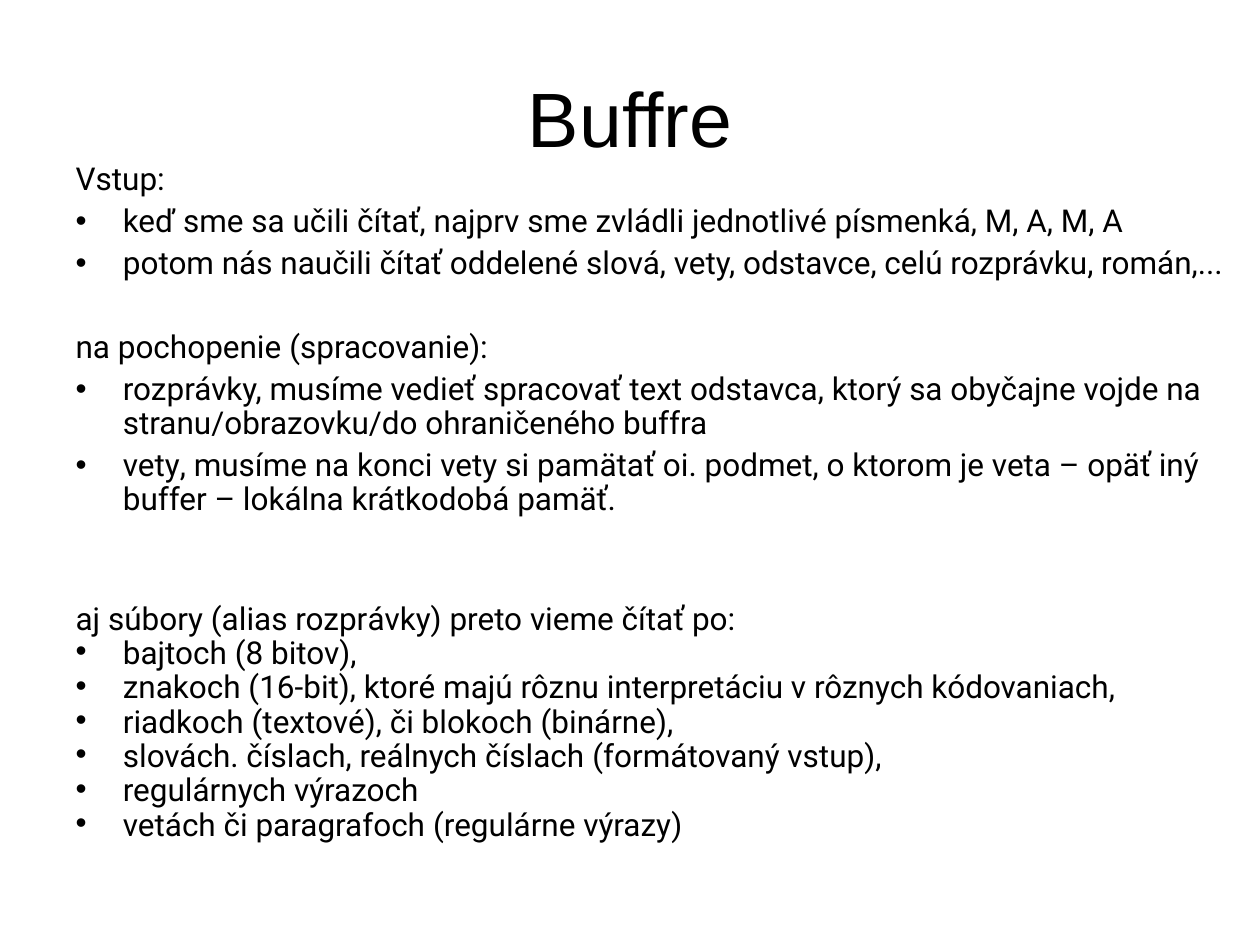
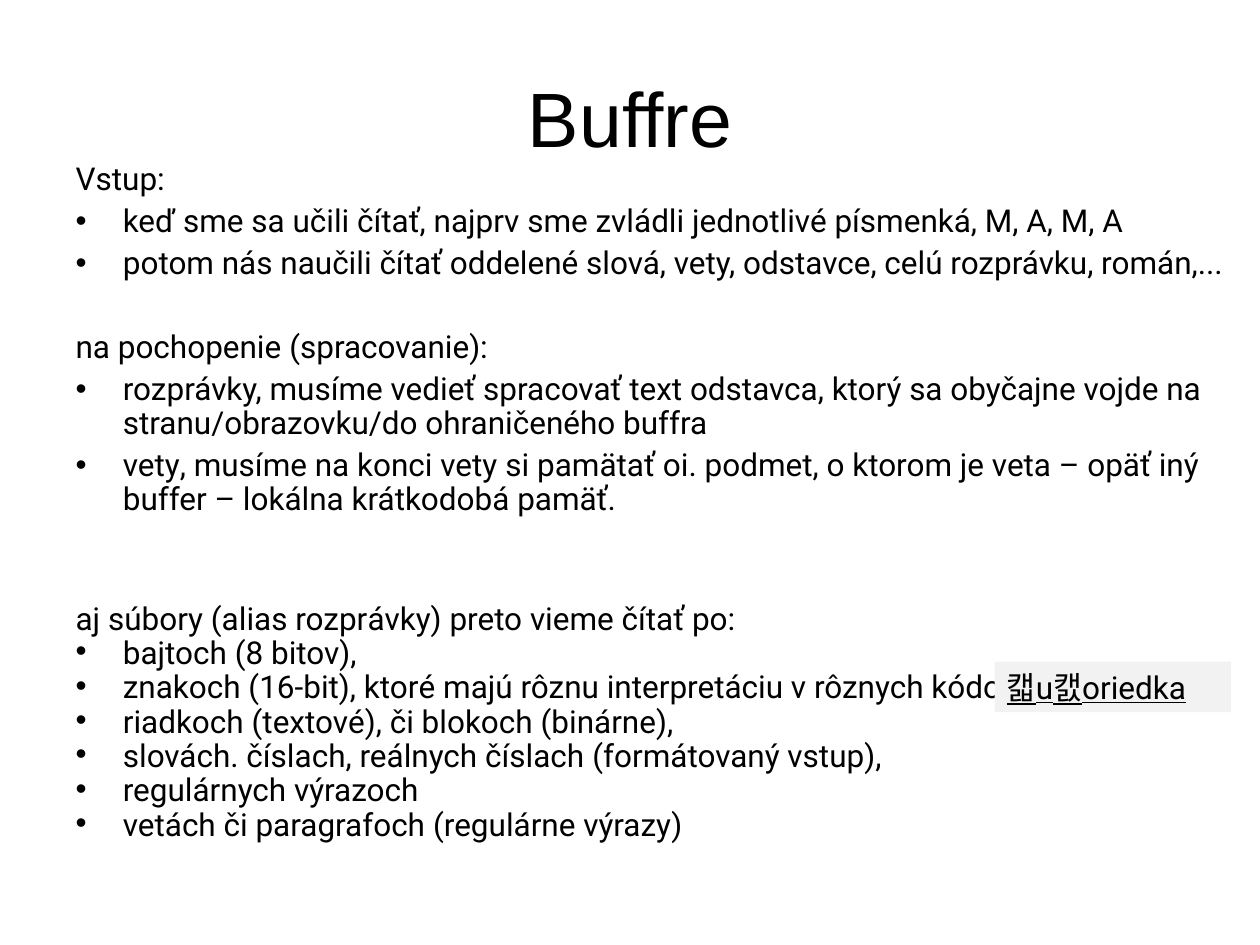
Before and after one commit to Programovanie4/Prednasky, a slide deck: slide 3 of 07/07_java.ppt. Drawn at 1260x945 pixels with LibreOffice and Linux fonts; fonts in the diff are those of the drawing. Boxes give left, top, right and bottom in pixels: in the first picture for what was removed or moved away, otherwise in the second. Text is boxed around its words. In the diff, an @@ line names an element or a change of style, - is before the commit and + after.

```diff
--- a/07/07_java.ppt
+++ b/07/07_java.ppt
@@ rectangle added at (994, 662, 1231, 712), fill #F2F2F2, 18 pt, text #000000, underline @@
+캛u캜oriedka
```
Also in this commit, not shown: 10 other slides changed, 2 slides added, 3 other files.
